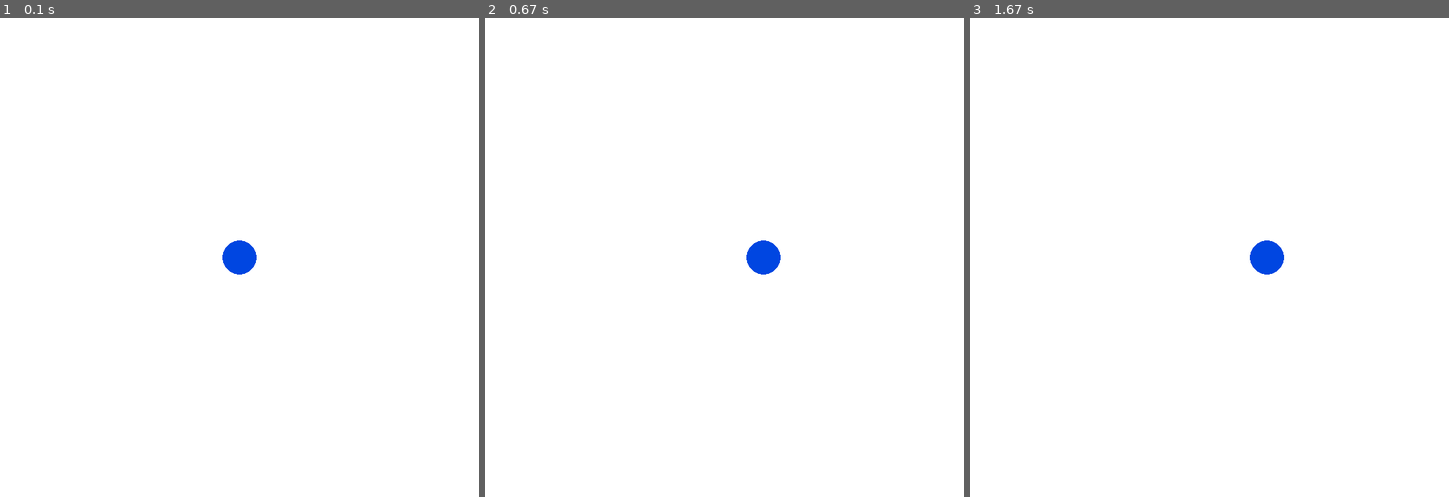
Above: before the commit, frames 1-3 (left to right).
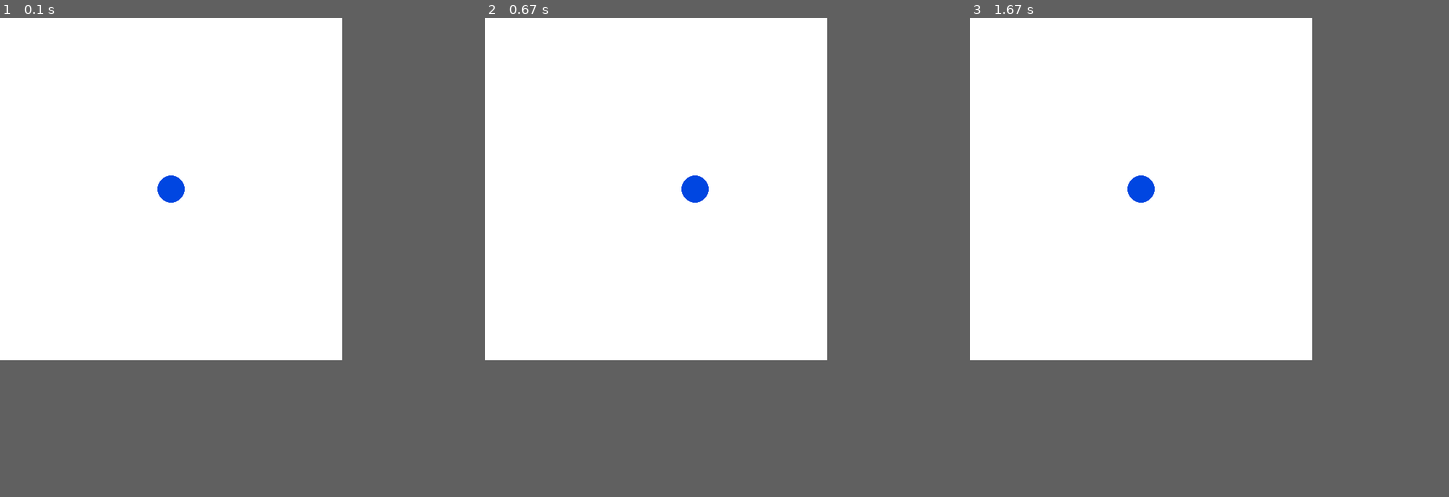
Above: after the commit, the same moments.

Repository: elvand967/Assignments-Python_junior-group
Game: pygame game, started from Assignments-Python_junior-group/Practical01-1(PyGame).py
Two runs of this game, one before a commit and one after it. Both use one fixed random seed, a clock stepped at 60 frames per second and the inputs below.
Inputs:
- Up to frame 1 (0.1 s): no input
- Up to frame 2 (0.67 s): hold Right from 0.33 s (still down)
- Up to frame 3 (1.67 s): release Right at 0.8 s
In our replay, the window is 700x700 before the commit and 500x500 after it. These sizes can differ from the game's own. Grey fills any space a smaller window leaves; there, only what the larger window draws over its background counts as a difference.

The runs differ from the first frame. In frame 1, 0.6% of the frame differs, in the area x 32-54%, y 32-54%; in frame 2, 0.6%; in frame 3, 0.6%.

Commit message:
Практическая работа № 01-1(PyGame) -в работе

Diff:
--- a/Assignments-Python_junior-group/Practical01-1(PyGame).py
+++ b/Assignments-Python_junior-group/Practical01-1(PyGame).py
@@ -7,23 +7,31 @@
 import sys
 
 FPS = 60
-W = 700  # ширина экрана
-H = 700  # высота экрана
+W = 500  # ширина экрана
+H = 500  # высота экрана
 WHITE = (255, 255, 255)
 BLUE = (0, 70, 225)
 
 sc = pygame.display.set_mode((W, H))
 clock = pygame.time.Clock()
 
-# координаты и радиус круга
-x = W // 2
-y = H // 2
-r = 25
+# координаты и радиус круга (стартуем с серидины виджета)
+X = x = W // 2 # X - исходные  x - фактические
+Y = y = H // 2
+r = 20
 
-while 1:
+while True:
     for i in pygame.event.get():
         if i.type == pygame.QUIT:
             sys.exit()
+
+        elif i.type == pygame.KEYUP:
+            if i.key in [pygame.K_LEFT,
+                         pygame.K_RIGHT,
+                         pygame.K_UP,
+                         pygame.K_DOWN]:
+                x = X
+                y = Y
 
     sc.fill(WHITE)
     pygame.draw.circle(sc, BLUE, (x, y), r)
@@ -42,5 +50,5 @@
     elif keys[pygame.K_DOWN]:
         y += 3
 
-
-    clock.tick(FPS)
+    # Ограничение количества кадров в секунду, благодаря чему становится
+    clock.tick(FPS) # проще просчитывать анимации и синхронизировать события
